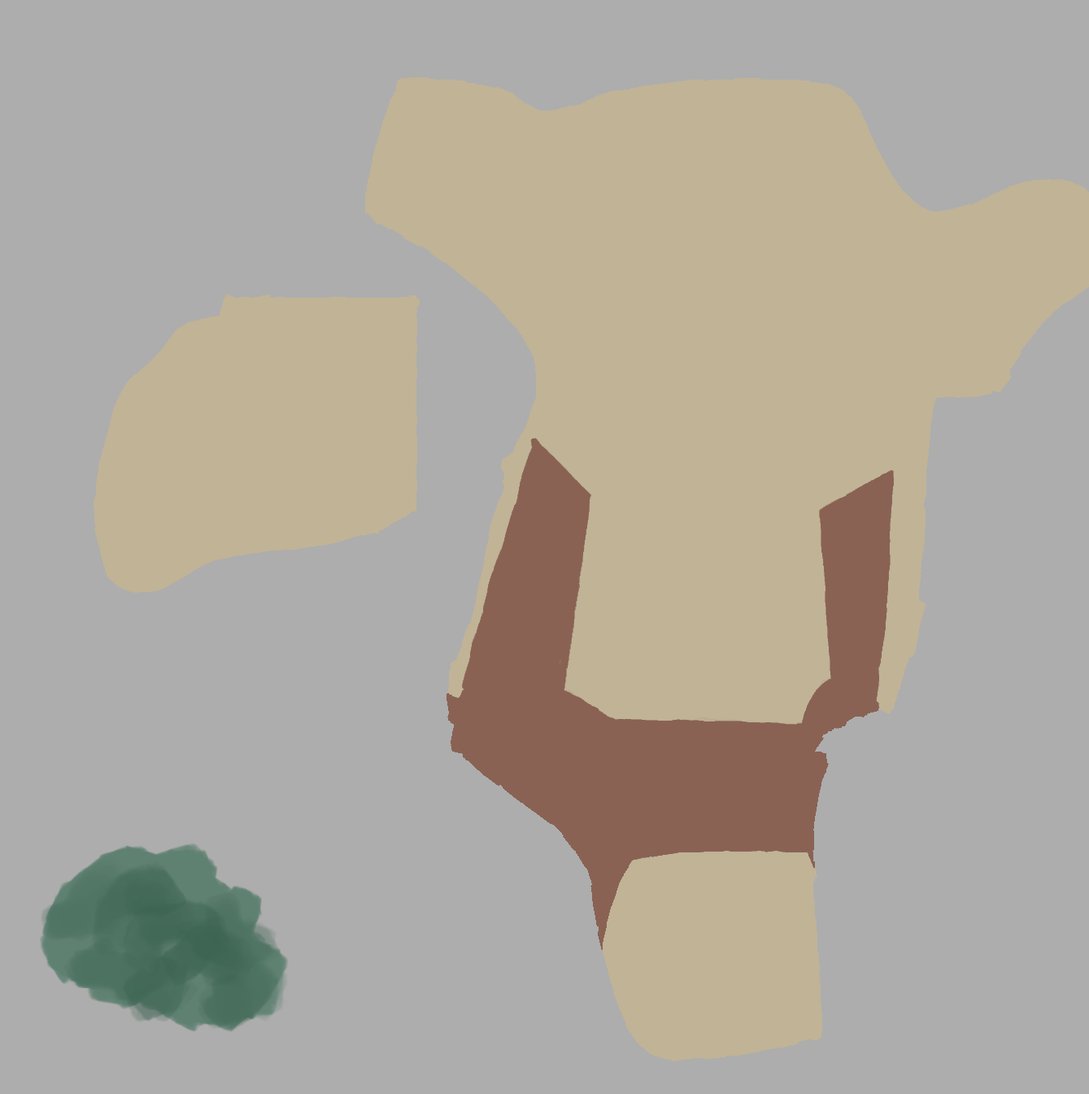
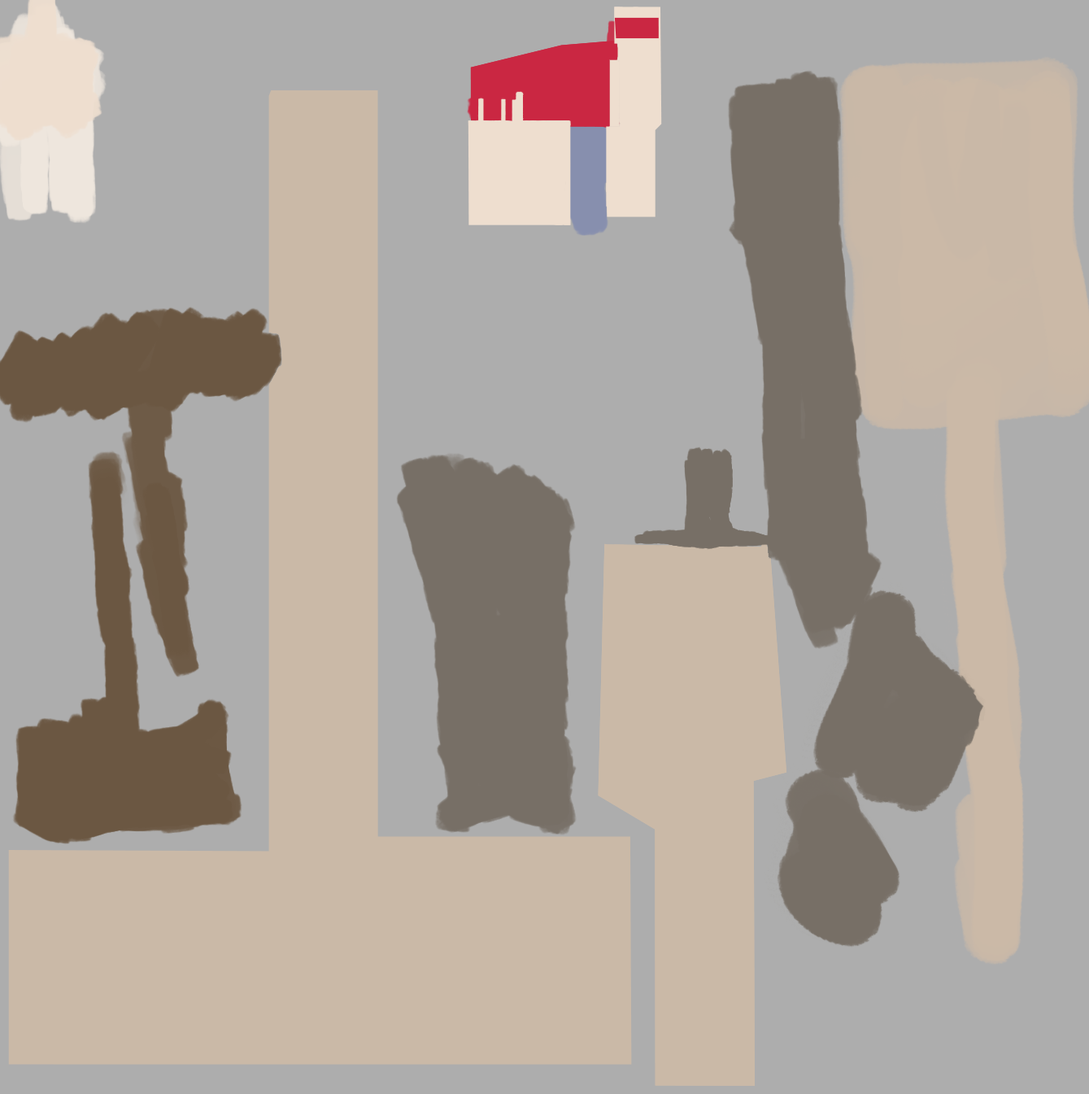
Layers edited between the first and the second w=1089, h=1094 image:
painted on "Layer 1" over [0, 0, 1089, 1086]
